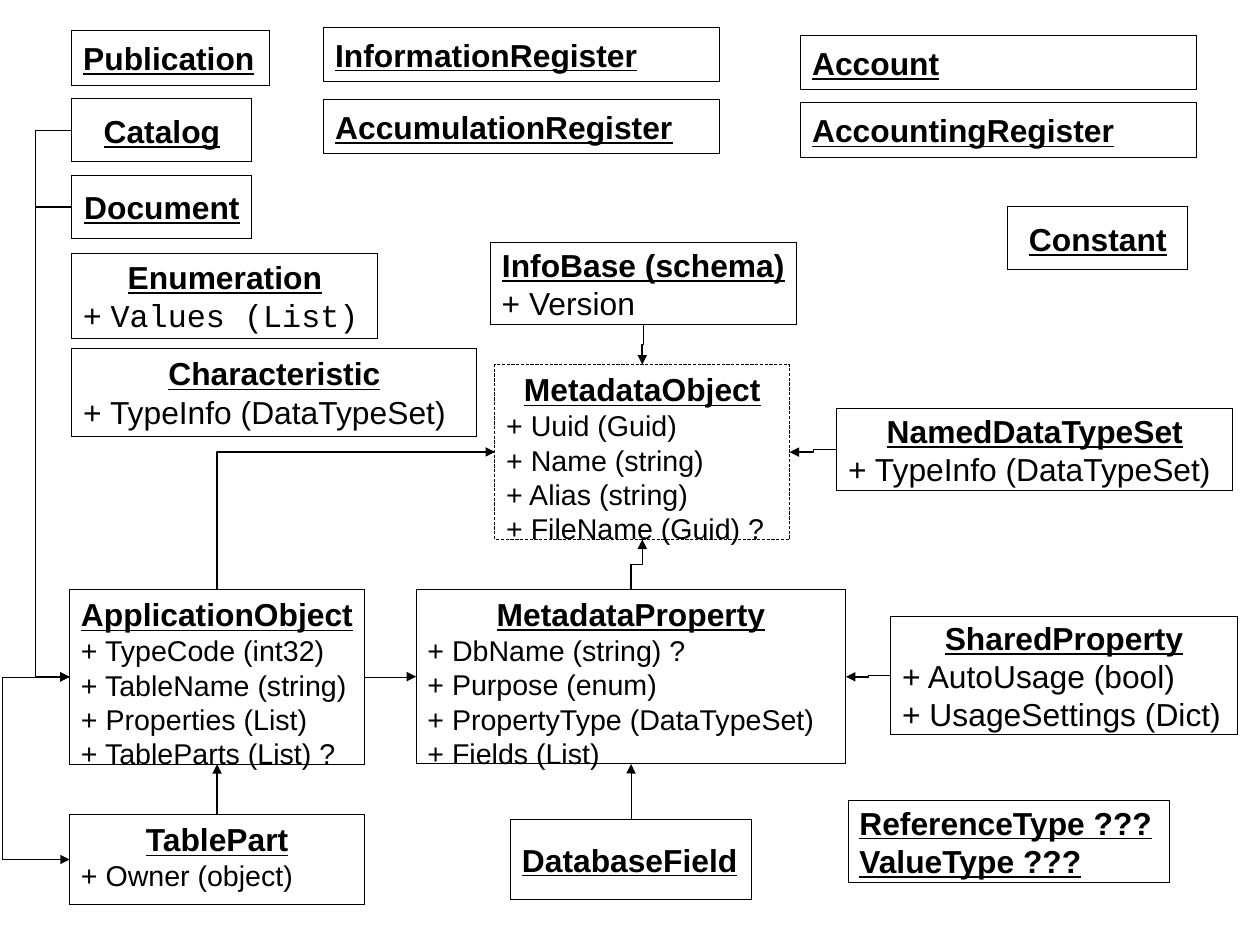
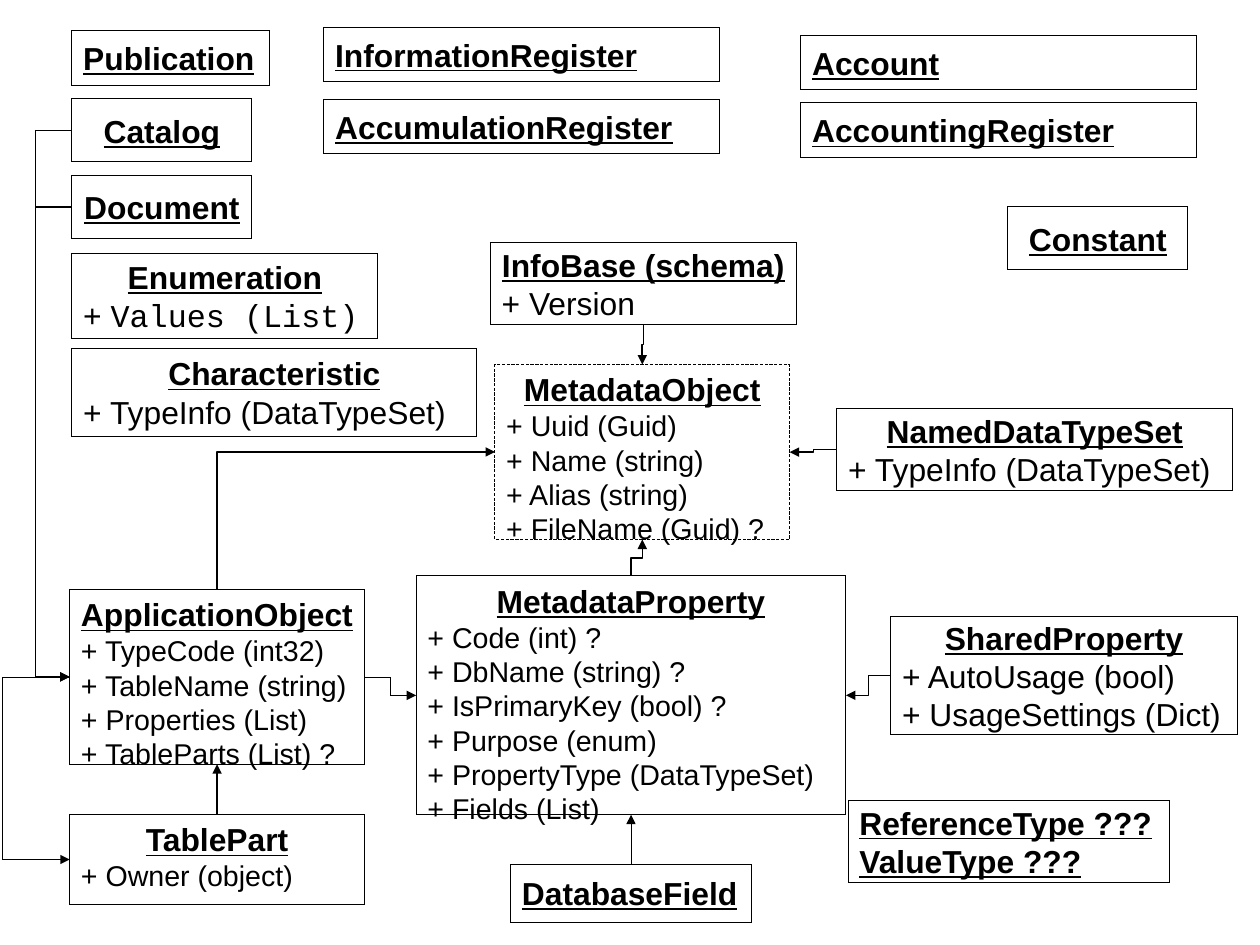
Before and after one commit to zhichkin/dajet-metadata, a slide deck: slide 1 of doc/Class diagram.odp. Drawn at 1260x945 pixels with LibreOffice and Linux fonts; fonts in the diff are those of the drawing. Boxes give left, top, right and bottom in pixels: in the first picture for what was removed or moved away, otherwise in the second. Text is boxed around its words. In the diff, an @@ line names an element or a change of style, - is before the commit and + after.

```diff
--- a/doc/Class diagram.odp
+++ b/doc/Class diagram.odp
@@ elbow arrow moved from (631, 590) - (643, 540) to (631, 576) - (643, 540) @@
@@ rectangle "MetadataProperty" resized from (x1=416, y1=590, x2=846, y2=765) to (x1=416, y1=576, x2=846, y2=815) @@
@@ text in rectangle at (x1=452, y1=627, x2=577, y2=653): paragraph added @@
++ Code (int) ?
@@ elbow arrow moved from (365, 677) - (416, 677) to (365, 677) - (416, 695) @@
@@ elbow arrow moved from (892, 676) - (846, 677) to (892, 676) - (846, 695) @@
@@ text in rectangle at (x1=452, y1=695, x2=703, y2=722): paragraph added @@
++ IsPrimaryKey (bool) ?
@@ elbow arrow moved from (631, 820) - (631, 764) to (631, 864) - (631, 815) @@
@@ rectangle "DatabaseField" resized from (x1=511, y1=820, x2=752, y2=901) to (x1=511, y1=864, x2=752, y2=923) @@
```
Also in this commit, not shown: 8 other files.
